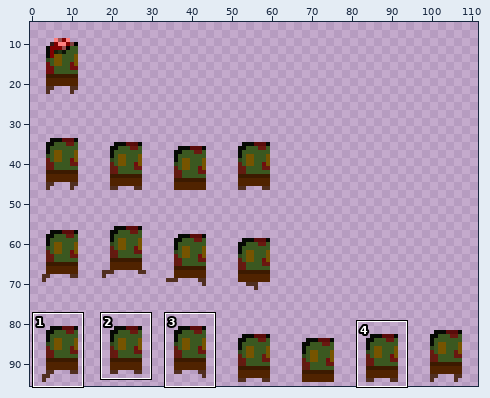
Edited in one commit: sprite sheet (core/assets/textures/zombie2.png). Above, an overview of the earlier version with the close-up marked.
Close-up. Earlier state:
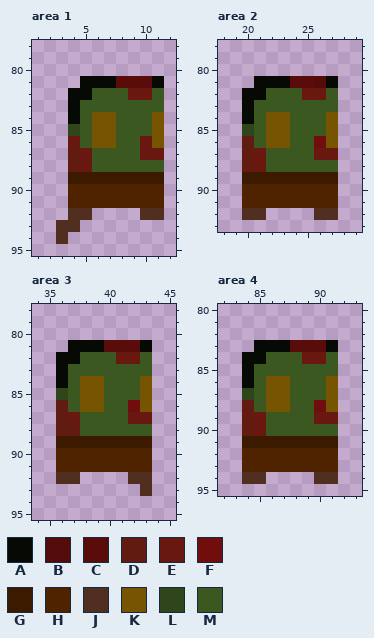
The file is 112x96 pixels. Pixels under 10% opacity are left out. Colours within 5 levels of each other are drawn and written as one. Shown: area 1: x 1..12, y 78..95; area 2: x 18..29, y 78..93; area 3: x 34..45, y 78..95; area 4: x 82..93, y 80..95. The wide view leaves out empty margins. The commit also changed other parts of the picture, which this record leaves out.
Palette (. is transparent): A #060904  B #530c0a  C #5a0c0b  D #611b10  E #691810  F #710d0d  G #3c1a00  H #502300  J #512f20  K #765400  L #2f461a  M #3b5820
Pixels before, area 1, first column x 3:
81 ..AAACCCA
82 .AAMMMEEM
83 .AMMMMMMM
84 .AMKKMMMK
85 .LMKKMMMK
86 .EMKKMMEK
87 .DEMMMMEE
88 .DEMMMMMM
89 .GGGGGGGG
90 .HHHHHHHH
91 .HHHHHHHH
92 .JJ....JJ
93 JJ.......
94 J........
Pixels before, area 2, first column x 20:
81 .AAACCBA
82 AAMMMEEM
83 AMMMMMMM
84 AMKKMMMK
85 LMKKMMMK
86 DMKKMMFK
87 DEMMMMEE
88 DEMMMMMM
89 GGGGGGGG
90 HHHHHHHH
91 HHHHHHHH
92 JJ....JJ
Pixels before, area 3, first column x 36:
81 .AAACCCA
82 AAMMMEEM
83 AMMMMMMM
84 AMKKMMMK
85 LMKKMMMK
86 DMKKMMFK
87 DEMMMMEE
88 DDMMMMMM
89 GGGGGGGG
90 HHHHHHHH
91 HHHHHHHH
92 JJ....JJ
93 .......J
Pixels before, area 4, first column x 84:
83 .AAACCCA
84 AAMMMEEM
85 AMMMMMMM
86 AMKKMMMK
87 LMKKMMMK
88 DMKKMMFK
89 DEMMMMEE
90 DEMMMMMM
91 GGGGGGGG
92 HHHHHHHH
93 HHHHHHHH
94 JJ....JJ
After:
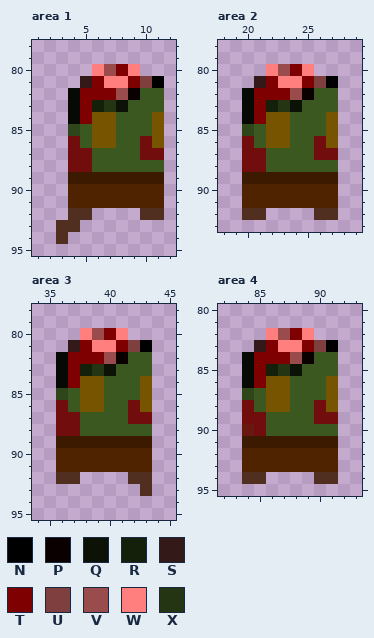
Colours new in this view: N #000000  P #0a0000  Q #0c1306  R #15200a  S #341919  T #7f0000  U #803f3f  V #9a4c4c  W #ff7f7f  X #233513
From old to new:
Area 1:
y 80: x 6..9 .... -> WVTW
y 81: x 5..11 AAACCCA -> STWWTUN
y 82: x 5..10 AMMMEE -> TTTVPM
y 83: x 5..8 MMMM -> TRXQ
y 84: x 5 M -> T
y 86: x 4 E -> F; x 10 E -> F
y 87: x 4..5 DE -> FF; x 10..11 EE -> FF
y 88: x 4..5 DE -> FF
Area 2:
y 80: x 22..25 .... -> WVTW
y 81: x 21..27 AAACCBA -> STWWTUN
y 82: x 21..26 AMMMEE -> TTTVPM
y 83: x 21..24 MMMM -> TRXQ
y 84: x 21 M -> T
y 86: x 20 D -> F
y 87: x 20..21 DE -> FF; x 26..27 EE -> FF
y 88: x 20..21 DE -> FF
Area 3:
y 80: x 38..41 .... -> WVTW
y 81: x 37..43 AAACCCA -> STWWTUN
y 82: x 37..42 AMMMEE -> TTTVPM
y 83: x 37..40 MMMM -> TRXQ
y 84: x 37 M -> T
y 86: x 36 D -> F
y 87: x 36..37 DE -> FF; x 42..43 EE -> FF
y 88: x 36..37 DD -> FF
Area 4:
y 82: x 86..89 .... -> WVTW
y 83: x 85..91 AAACCCA -> STWWTUN
y 84: x 85..90 AMMMEE -> TTTVPM
y 85: x 85..88 MMMM -> TRXQ
y 86: x 85 M -> T
y 88: x 84 D -> F
y 89: x 84..85 DE -> FF; x 90..91 EE -> FF
y 90: x 84..85 DE -> EF
Boxes around the changes in both close-ups, in picture pixels (x1, y1, x2, y2):
changed: (68, 64, 164, 172)
changed: (242, 64, 338, 172)
changed: (56, 328, 152, 436)
changed: (242, 328, 338, 436)
